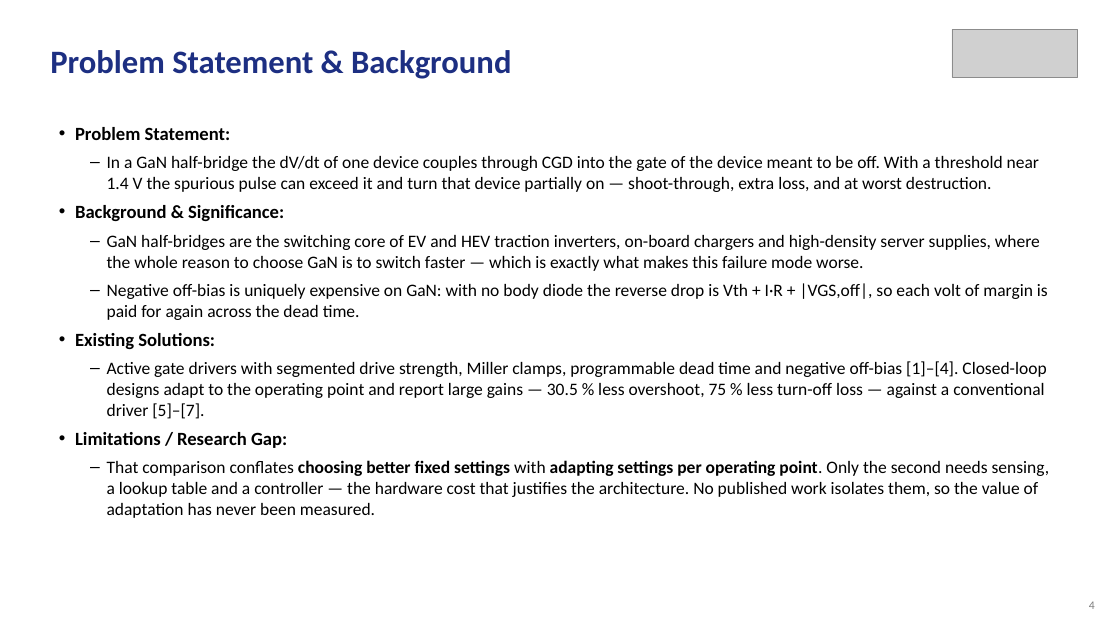
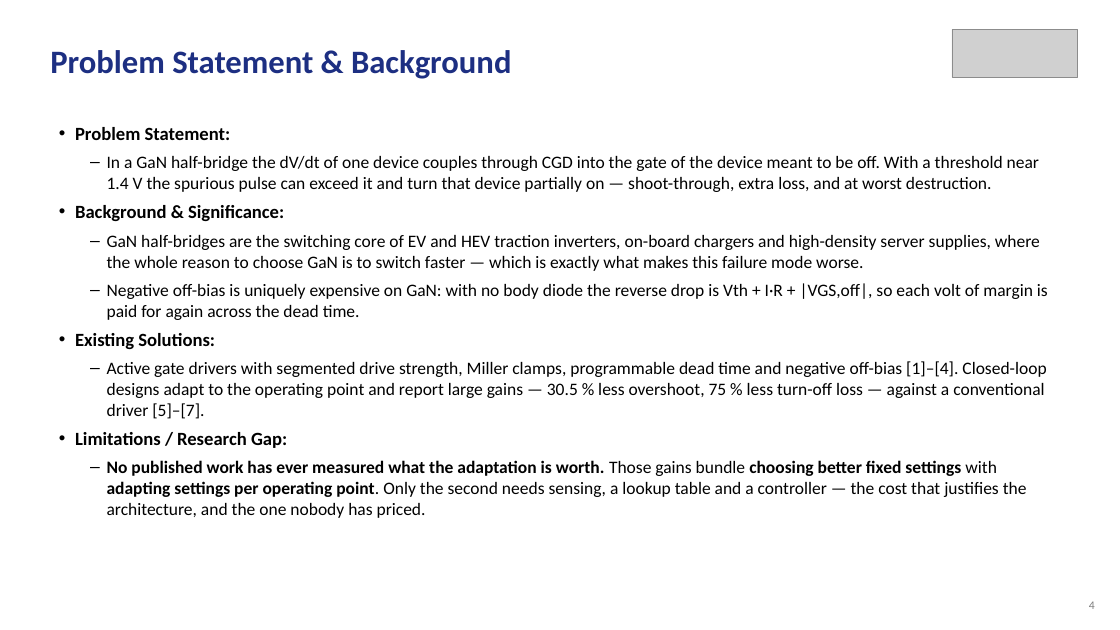
Before and after one commit to Amritha902/gan-driver, a slide deck: slide 4 of review/Review1_GaN_Segmented_Gate_Driver.pptx. Drawn at 1120x630 pixels with LibreOffice and Linux fonts; fonts in the diff are those of the drawing; grey boxes stand for pictures. Boxes give left, top, right and bottom in pixels: in the first picture for what was removed or moved away, otherwise in the second. Text is boxed around its words. In the diff, an @@ line names an element or a change of style, - is before the commit and + after.

```diff
--- a/review/Review1_GaN_Segmented_Gate_Driver.pptx
+++ b/review/Review1_GaN_Segmented_Gate_Driver.pptx
@@ text at bbox=[107, 460, 1027, 518]: text changed @@
-– That comparison conflates choosing better fixed settings with adapting settings per operating point. Only the second needs sensing, a lookup table and a controller — the hardware cost that justifies the architecture. No published work isolates them, so the value of adaptation has never been measured.
+– No published work has ever measured what the adaptation is worth. Those gains bundle choosing better fixed settings with adapting settings per operating point. Only the second needs sensing, a lookup table and a controller — the cost that justifies the architecture, and the one nobody has priced.
```
Also in this commit, not shown: 2 other slides changed, 30 other files.
